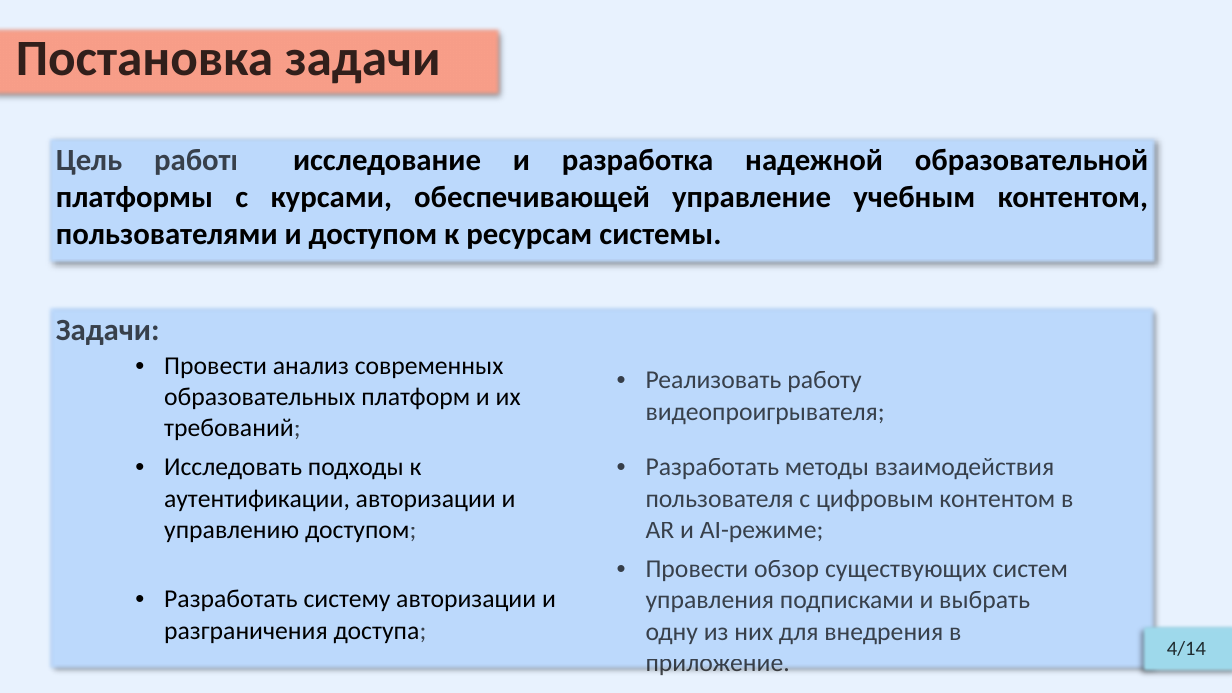
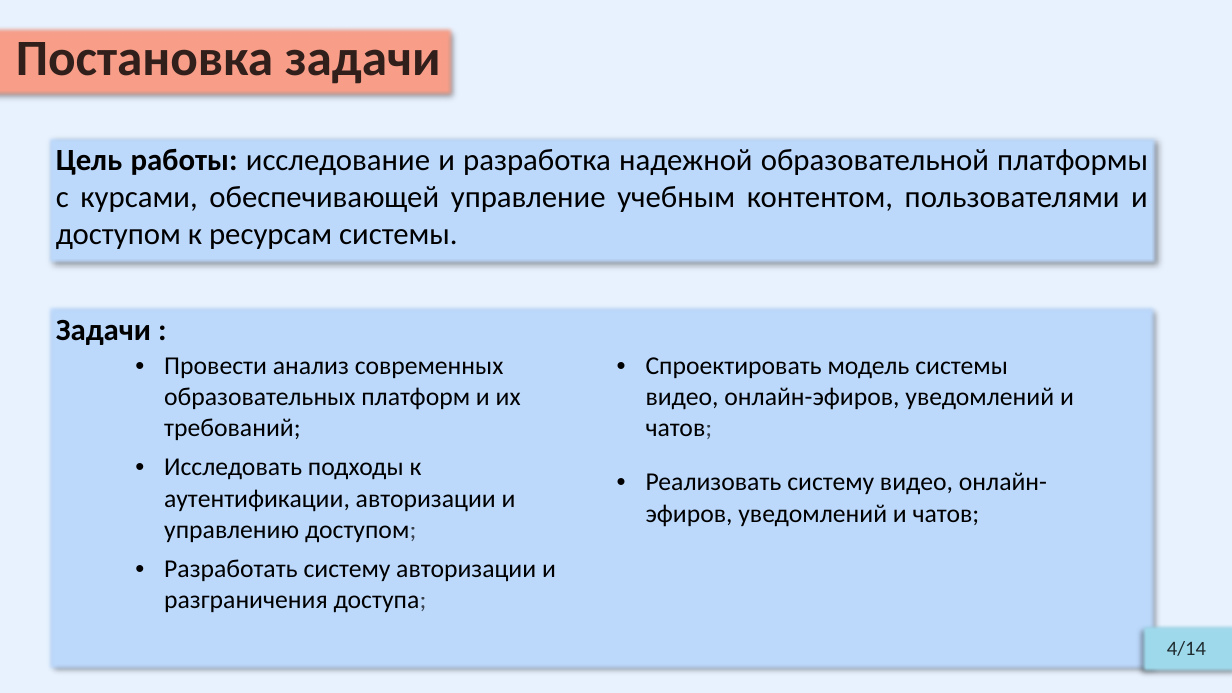
Before and after one commit to Relax-FM/Diploma, a slide deck: slide 4 of master/Diploma/presentation/OnyushevA_RK6-41M.pptx. Drawn at 1232x693 pixels with LibreOffice and Linux fonts; fonts in the diff are those of the drawing. Boxes give left, top, right and bottom in pixels: in the first picture for what was removed or moved away, otherwise in the second. Text is boxed around its words. In the diff, an @@ line names an element or a change of style, - is before the commit and + after.

```diff
--- a/master/Diploma/presentation/OnyushevA_RK6-41M.pptx
+++ b/master/Diploma/presentation/OnyushevA_RK6-41M.pptx
@@ subtitle "Постановка задачи": place and size @@
-subtitle "Постановка задачи" at (0,27,501,96)
+subtitle "Постановка задачи" at (0,27,453,96)
@@ rectangle "Цель работы: исследование и разработка ..." at (47,136,1158,265): text colour #000000 at 70% opacity to #000000 in "Цель работы:"; bold off @@
@@ text in rectangle at (56,319,151,345): text changed; text colour #000000 at 70% opacity to #000000 @@
-Задачи:
+Задачи :
@@ table at (126,345,1114,619) @@
-row 1, column 2: Реализовать работу видеопроигрывателя;
+row 1, column 2: Спроектировать модель системы видео, онлайн-эфиров, уведомлений и чатов;
-row 2, column 2: Разработать методы взаимодействия пользователя с цифровым контентом в AR и AI-режиме;
+row 2, column 2: Реализовать систему видео, онлайн-эфиров, уведомлений и чатов;
-row 3, column 2: Провести обзор существующих систем управления подписками и выбрать одну из них для внедрения в приложение.
+row 3, column 2: 
@@ text colour #000000 at 70% opacity to #000000 in "требований;" @@
```
Also in this commit, not shown: 8 other slides changed, 4 slides added, 4 slides removed, 6 other files.
